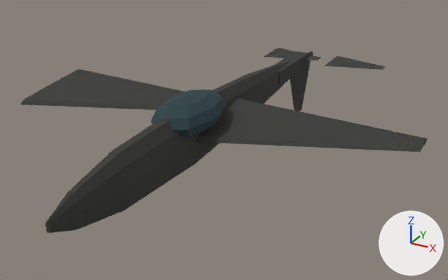
The glTF model game/assets/units/tornado_Destroyed.glb, before and after one commit.
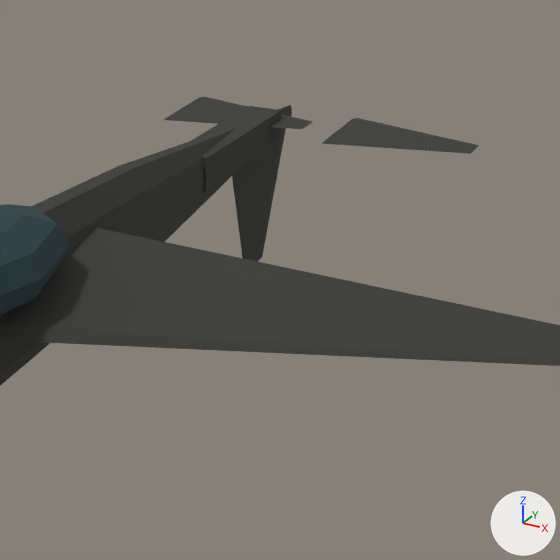
Each version is shown whole from a 50 mm lens placed at (9.64, -17.36, 9.77), pointed at (0.15, -0.11, 1.15), then close up on the part from 45% to 93% of the width and 4% to 81% of the height. The axes (+X, +Y, +Z) are drawn at lower right. The lights are the same throughout. The last two pictures show the newer version. Where no turn or scale is listed for an object, it has been applied to the vertices.

Script lines for the objects in view, before the commit:
```python
me_elevator_l = bpy.data.meshes.new('Elevator_L')
me_elevator_l.from_pydata(...)  # 8 vertices, 12 faces; spans x 0.0..2.22, y -0.84..0.84, z 0.0..0.05
me_elevator_l.materials.append(mat_burned)  # dark grey #383835
me_elevator_r = bpy.data.meshes.new('Elevator_R')
me_elevator_r.from_pydata(...)  # 8 vertices, 12 faces; spans x 0.0..2.22, y -0.84..0.84, z 0.0..0.05
me_elevator_r.materials.append(mat_burned)  # dark grey #383835
me_fuselage = bpy.data.meshes.new('Fuselage')
me_fuselage.from_pydata(...)  # 70 vertices, 136 faces; spans x -0.5..0.5, y -8.4..8.4, z -1.0..1.0
me_fuselage.materials.append(mat_burned)  # dark grey #383835
me_rudder = bpy.data.meshes.new('Rudder')
me_rudder.from_pydata(...)  # 8 vertices, 12 faces; spans x 0.0..0.05, y -1.34..1.34, z -2.48..0.0
me_rudder.materials.append(mat_burned)  # dark grey #383835
ob_elevator_l = bpy.data.objects.new('Elevator_L', me_elevator_l)
ob_elevator_l.location = (-1.39, 7.06, 2.3)
ob_elevator_r = bpy.data.objects.new('Elevator_R', me_elevator_r)
ob_elevator_r.location = (1.39, 7.06, 2.3)
ob_fuselage = bpy.data.objects.new('Fuselage', me_fuselage)
ob_fuselage.parent = ob_root
ob_fuselage.location = (0.0, 0.0, 0.0)
ob_rudder = bpy.data.objects.new('Rudder', me_rudder)
ob_rudder.location = (0.0, 7.06, 2.18)
# also in view: 'Cockpit' at (0.0, -2.02, 2.77); 'TailBoom' at (0.0, 5.71, 2.18); 'Wing_R' at (3.34, -0.81, 2.3)
```
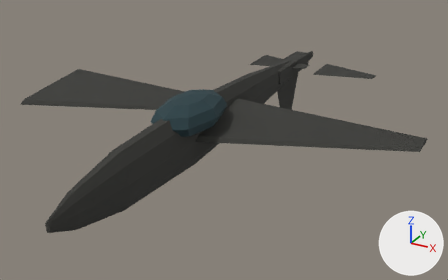
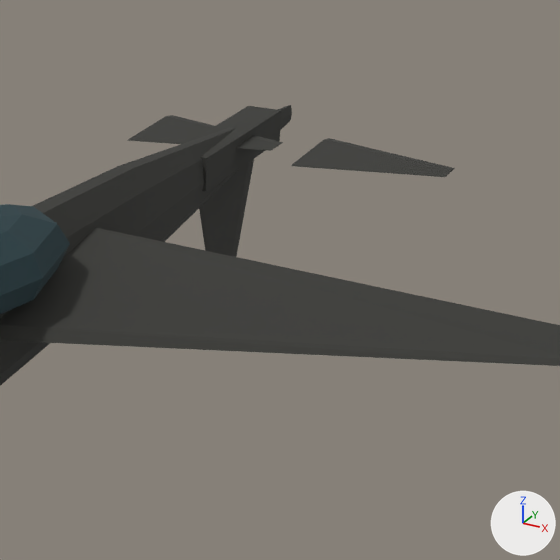
What differs and where, as boxes [x1, y1, x2, y2] in the close-ups (560 x 560 px):
'Rudder', moved: before [232, 128, 286, 262]; after [199, 159, 254, 257]
'Elevator_R', moved: before [322, 118, 479, 154]; after [291, 138, 455, 177]
'Elevator_L', moved: before [164, 97, 312, 129]; after [127, 115, 283, 151]

The change in detail:
Object 'Elevator_L' (ob_elevator_l) moves from (-1.39, 7.06, 2.3) to (-1.39, 5.71, 2.3).
Object 'Elevator_R' (ob_elevator_r) moves from (1.39, 7.06, 2.3) to (1.39, 5.71, 2.3).
Object 'Rudder' (ob_rudder) moves from (0.0, 7.06, 2.18) to (0.0, 5.71, 2.18).
